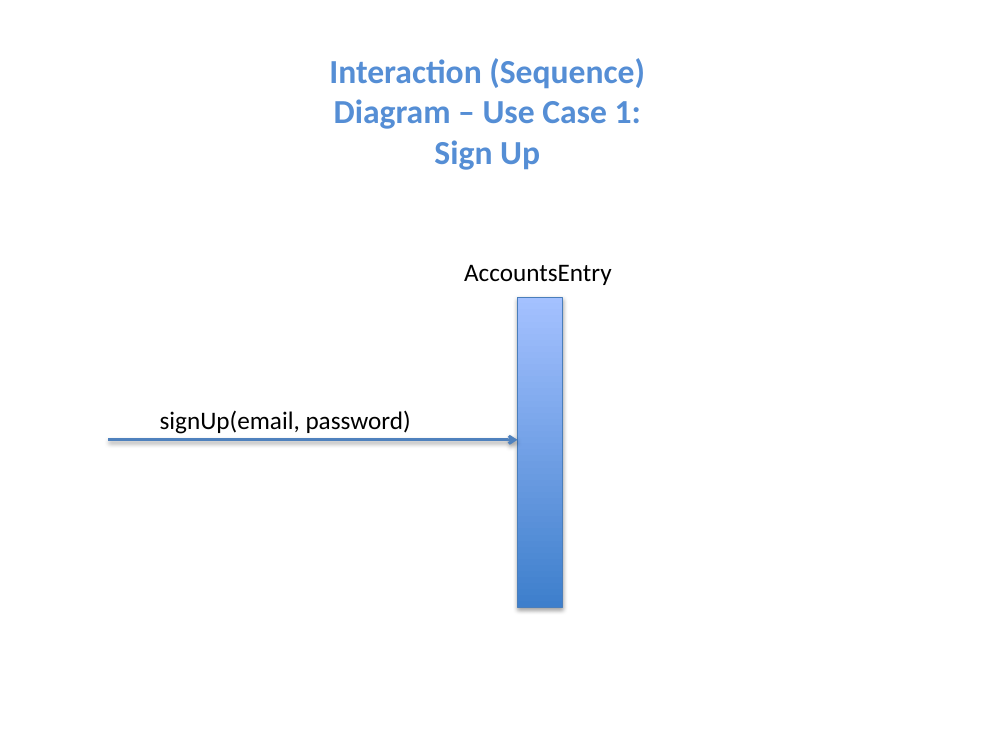
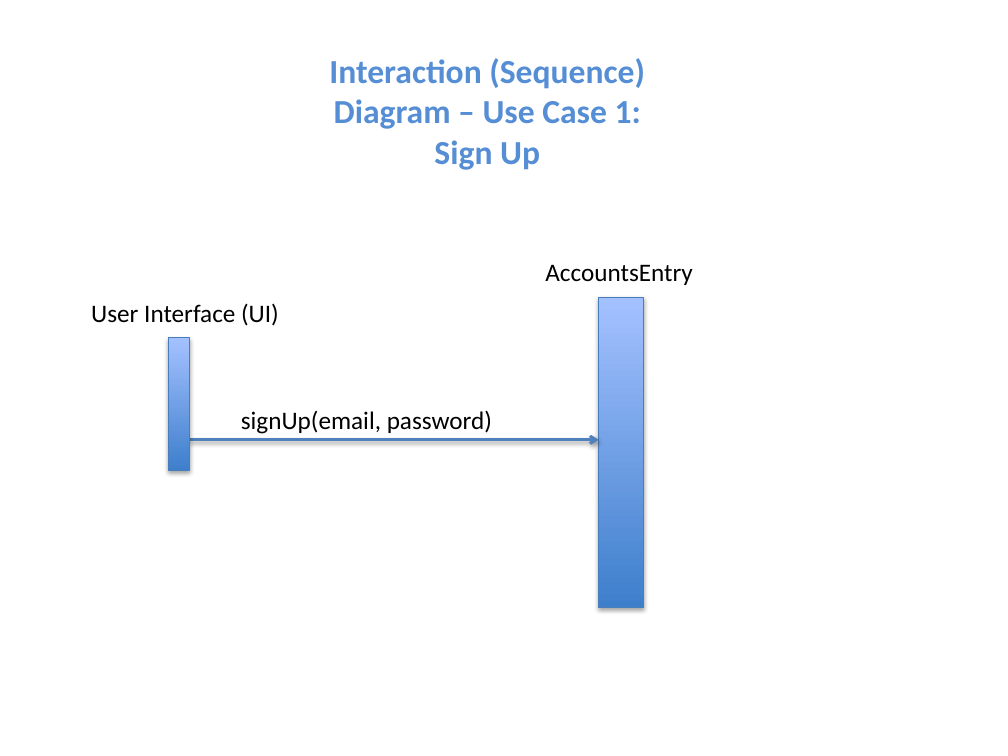
Before and after one commit to niemilkm/csc440-KevinNiemiller, a slide deck: slide 24 of deliverables/iteration3/other/DomainModel_SSD_ClassDiagrams.pptx (slide 18 before the commit). Drawn at 1008x756 pixels with LibreOffice and Linux fonts; fonts in the diff are those of the drawing. Boxes give left, top, right and bottom in pixels: in the first picture for what was removed or moved away, otherwise in the second. Text is boxed around its words. In the diff, an @@ line names an element or a change of style, - is before the commit and + after.

```diff
--- a/deliverables/iteration3/other/DomainModel_SSD_ClassDiagrams.pptx
+++ b/deliverables/iteration3/other/DomainModel_SSD_ClassDiagrams.pptx
@@ text added at box(91, 303, 279, 326), 18 pt, text #000000 @@
+User Interface (UI)
@@ rectangle added at box(169, 338, 191, 470), fill gradient #3F80CE to #A4C4FF, outline #4B7EBC 0.75 pt @@
@@ 2 texts, 1 rectangle, 1 arrow: place and size @@
-2 texts, 1 rectangle, 1 arrow at box(108, 264, 611, 608)
+2 texts, 1 rectangle, 1 arrow at box(190, 264, 692, 608)
```
Also in this commit, not shown: 10 other slides changed, 11 slides added, 11 other files.
